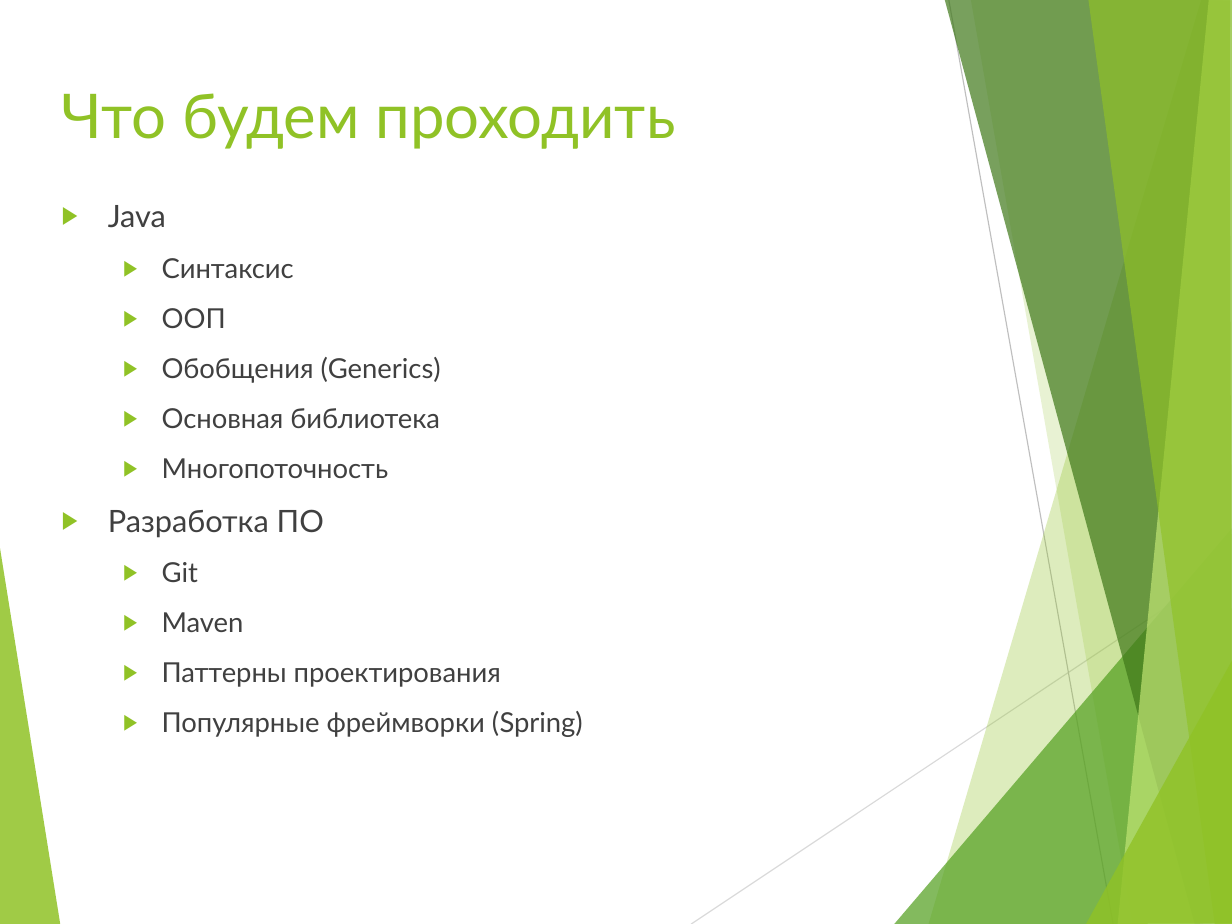
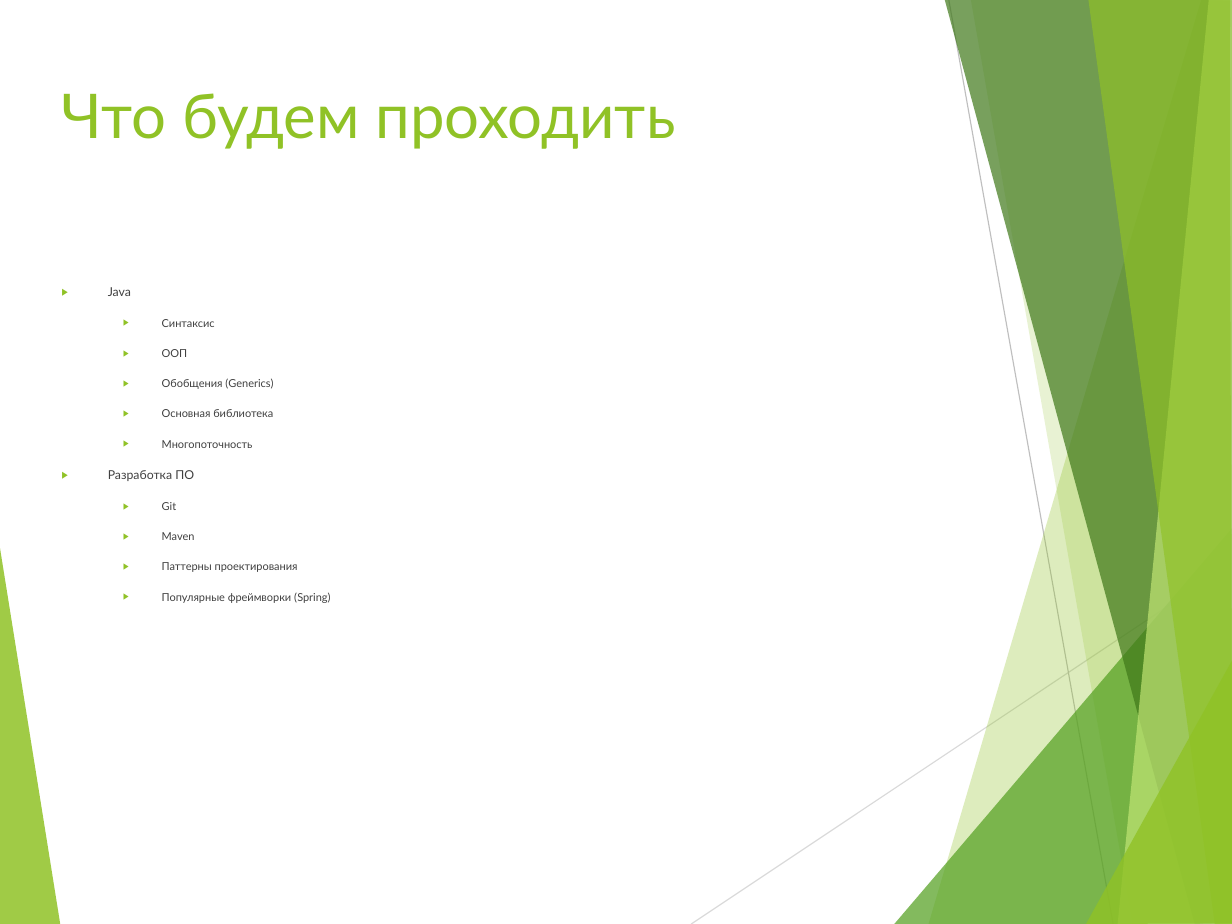
Before and after one commit to VladimirDorovskikh/mera_se_2020, a slide deck: slide 2 of _LECTIONS/1/1.pptx. Drawn at 1232x924 pixels with LibreOffice and Linux fonts; fonts in the diff are those of the drawing. Boxes give left, top, right and bottom in pixels: in the first picture for what was removed or moved away, otherwise in the second. Text is boxed around its words. In the diff, an @@ line names an element or a change of style, - is before the commit and + after.

```diff
--- a/_LECTIONS/1/1.pptx
+++ b/_LECTIONS/1/1.pptx
@@ subtitle "Java": place and size @@
-subtitle "Java" at <box>108,205,583,737</box>
+subtitle "Java" at <box>108,287,330,603</box>
@@ subtitle "Java" at <box>108,287,330,603</box>: size 19.8 to 7.9 pt in "Java", "Разработка ПО"; size 17.6 to 7.1 pt in "Синтаксис", "ООП", "Обобщения (Generics)", "Основная библиотека" and 5 more places @@
```
Also in this commit, not shown: 25 other slides changed, 22 other files.
